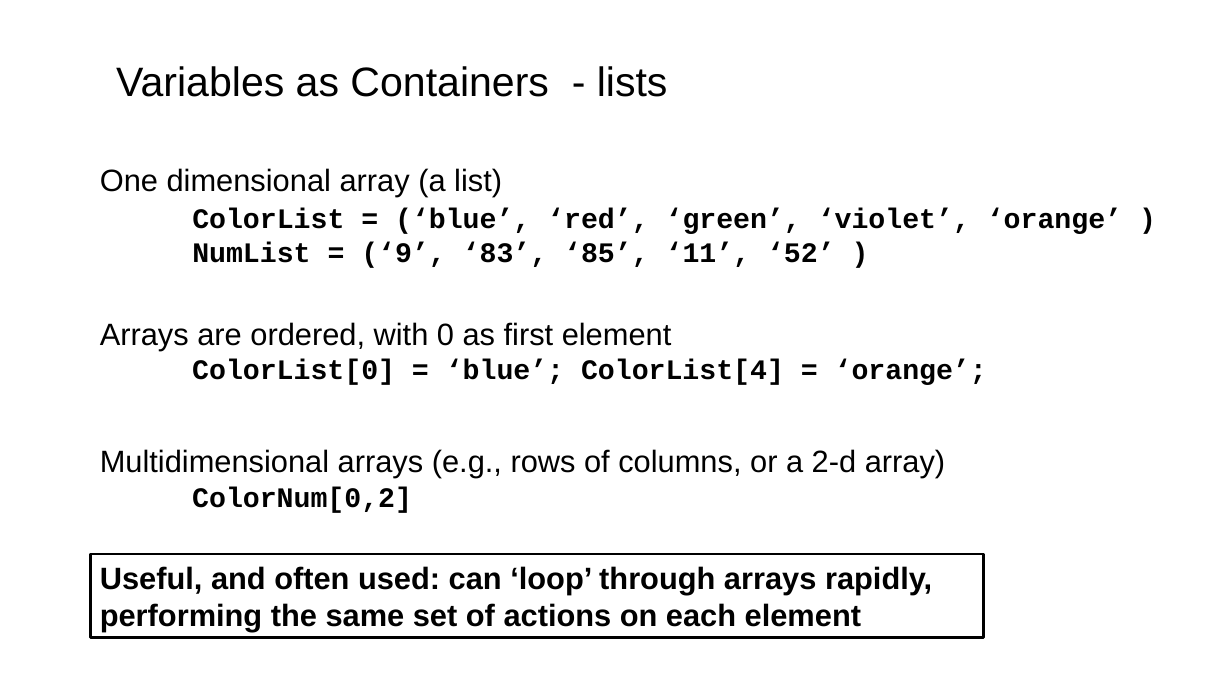
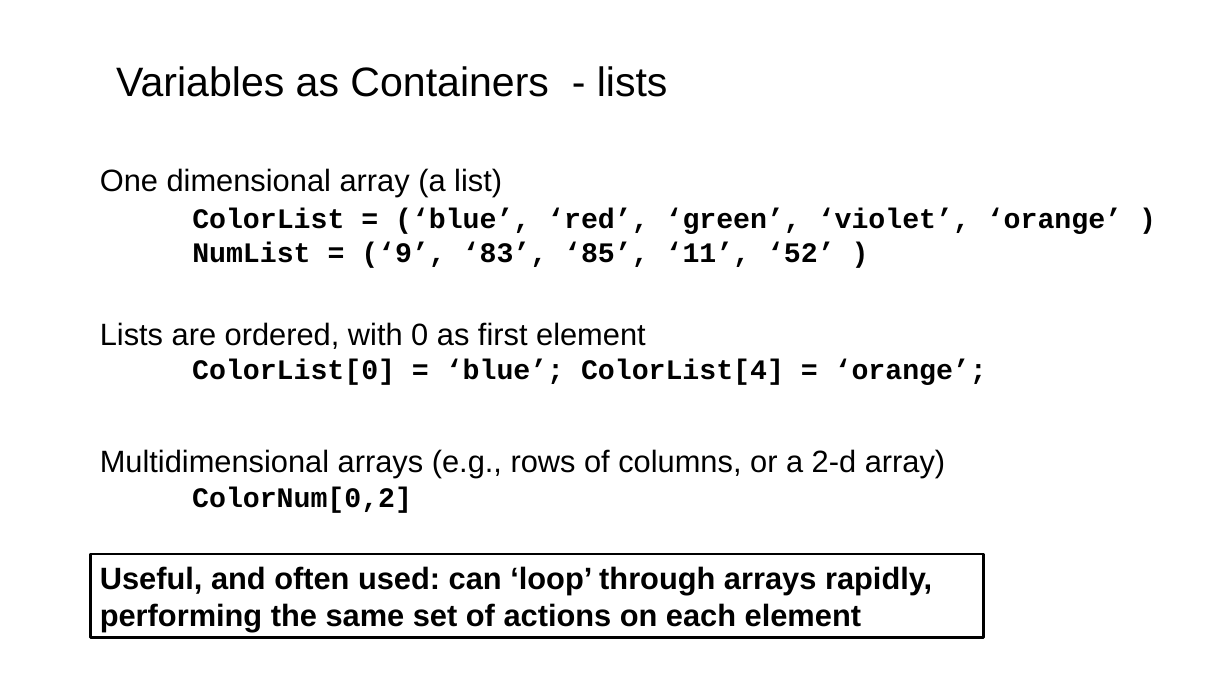
Before and after one commit to tparchman/F23_BIOL792, a slide deck: slide 12 of week5/week5_chap7_python_first_steps.pptx. Drawn at 1232x693 pixels with LibreOffice and Linux fonts; fonts in the diff are those of the drawing. Boxes give left, top, right and bottom in pixels: in the first picture for what was removed or moved away, otherwise in the second. Text is boxed around its words. In the diff, an @@ line names an element or a change of style, - is before the commit and + after.

```diff
--- a/week5/week5_chap7_python_first_steps.pptx
+++ b/week5/week5_chap7_python_first_steps.pptx
@@ text at (100,322,646,349): text changed @@
-Arrays are ordered, with 0 as first element
+Lists are ordered, with 0 as first element
```
Also in this commit, not shown: 5 other slides changed, 1 other file.
